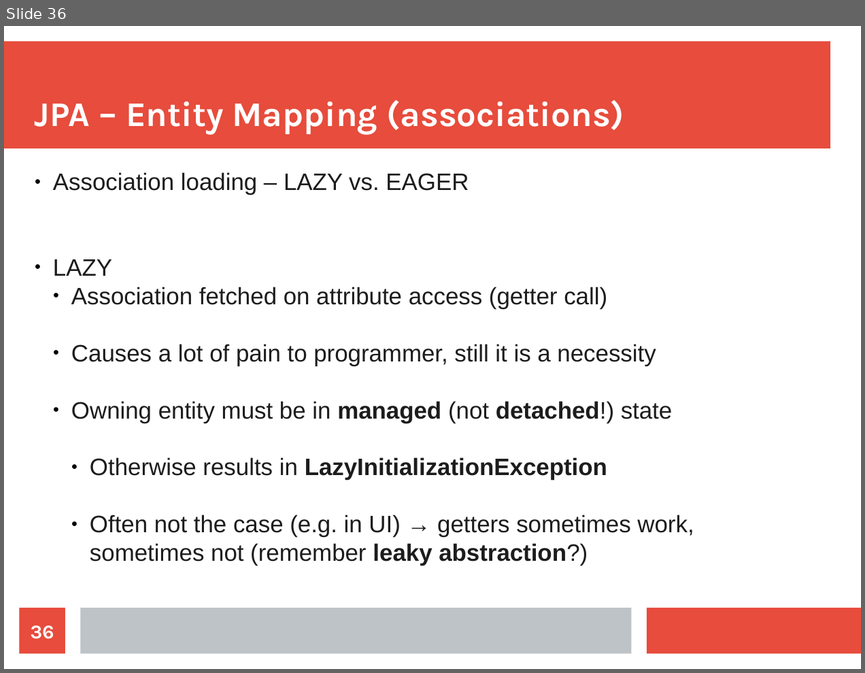
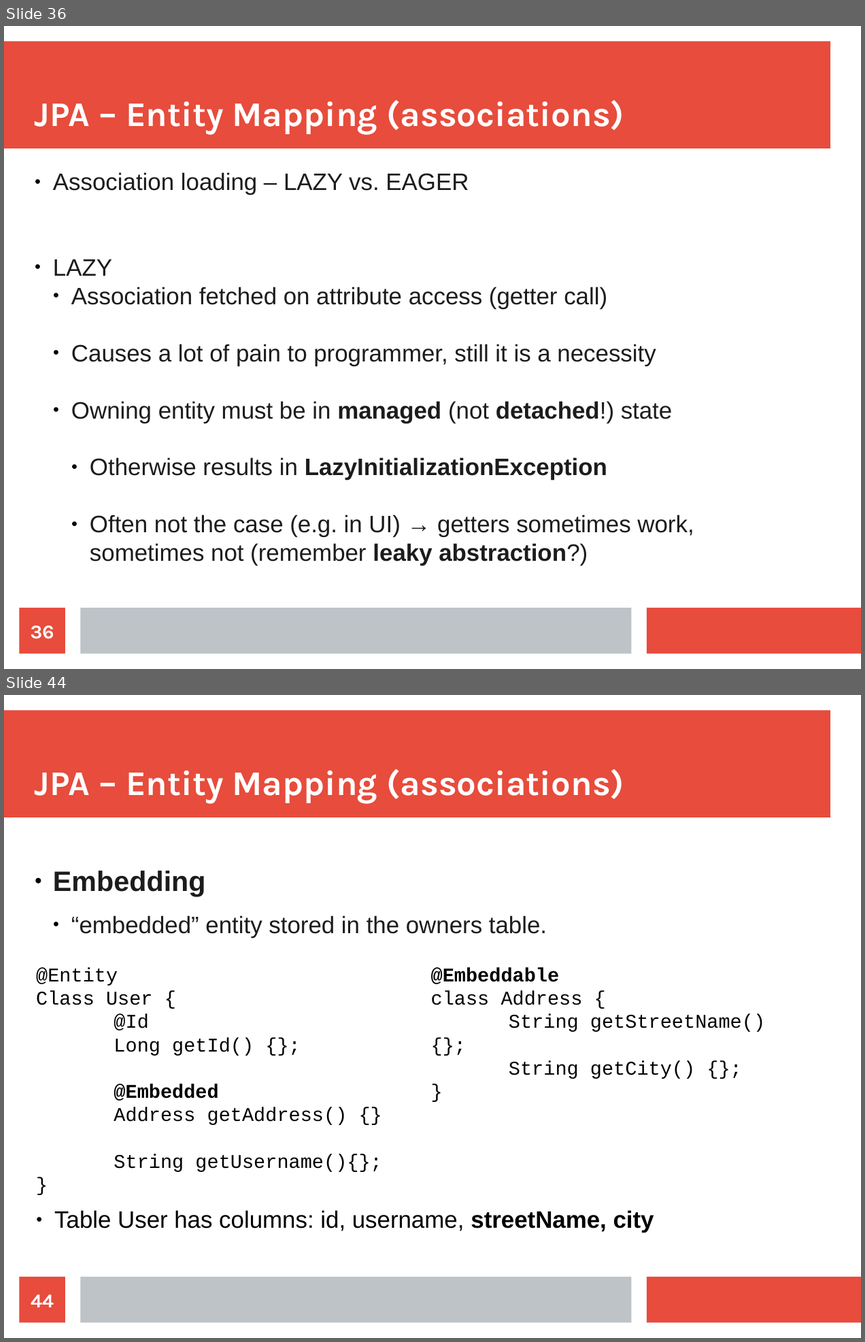
Before and after one commit to maxotta/pia-labs, a slide deck: lectures/persistence.odp. Shown one above the other, each under a label of ours: slide 36 before the commit, slides 36 and 44 after it; the slides between them are not shown. The pictures are 865x673 and 865x1342 pixels, drawn with LibreOffice and Linux fonts; fonts in the diff are those of the drawing. Boxes give left, top, right and bottom in pixels: in the first picture for what was removed or moved away, otherwise in the second. Text is boxed around its words. In the diff, an @@ line names an element or a change of style, - is before the commit and + after.

```diff
--- a/lectures/persistence.odp
+++ b/lectures/persistence.odp
@@ slide 44 added at box(4, 695, 861, 1338), background #FFFFFF; not listed: 3 template elements that a slide beside it also shows @@
@@ title added at box(35, 769, 624, 803), 32 pt, text #FFFFFF, bold @@
+JPA – Entity Mapping (associations)
@@ text added at box(53, 870, 547, 937), 22 pt, text #1C1C1C @@
+● Embedding
+  ● “embedded” entity stored in the owners table.
@@ text added at box(36, 967, 381, 1172), 18 pt, text #000000 @@
+@Entity
+Class User {
+@Id
+Long getId() {};
+@Embedded
+Address getAddress() {}
+String getUsername(){};
+}
@@ text added at box(431, 967, 765, 1079), 18 pt, text #000000 @@
+@Embeddable
+class Address {
+String getStreetName() {};
+String getCity() {};
+}
@@ text added at box(54, 1210, 654, 1232), 22 pt, text #000000 @@
+● Table User has columns: id, username, streetName, city
@@ page number added at box(20, 1276, 65, 1323), fill #E74C3C, 18 pt, text #FFFFFF, bold @@
+44
```
Also in this commit, not shown: 10 slides changed, 17 other slides added.
